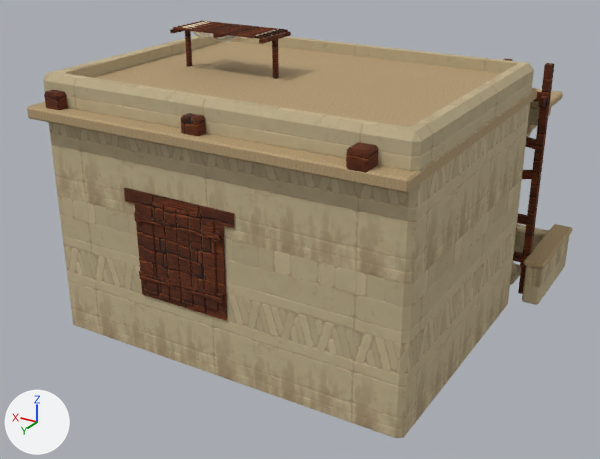
A saved change to the glTF model art/source/architecture/house-assembly.glb.
Camera for both pictures: a camera (50 mm lens) standing at (-5.69, 9.69, 6.01) and looking at (0.03, 0.16, 1.24). Lighting does not change. The marker at lower left points along +X, +Y and +Z. The older version comes first. Vertices at exactly the same position are counted once.

In view in the first picture: 'house-assembly|3dtextures-aged-wood', 'house-assembly|3dtextures-dressed-limestone', 'house-assembly|3dtextures-limestone-coping' and 1 more.
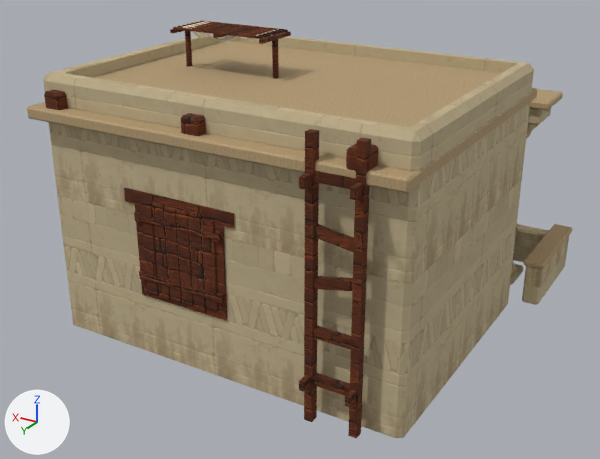
Boxes (x1, y1, x2, y2) around the edits, measured in the pictures (600 x 459 px; the box of a moved part takes in the faces that stretch with it):
'house-assembly|3dtextures-aged-wood', reshaped (7% narrower, 39% taller): before (44, 20, 554, 321); after (44, 20, 517, 438)
part 1 of me_building_003_mesh_017, moved or reshaped (mostly hidden before): before (533, 91, 541, 102); after (314, 171, 356, 189)
part 2 of me_building_003_mesh_017, moved or reshaped (mostly hidden before): before (517, 213, 527, 225); after (313, 326, 351, 350)
part 3 of me_building_003_mesh_017, moved or reshaped (mostly hidden before): before (513, 251, 523, 262); after (313, 373, 350, 396)
part 4 of me_building_003_mesh_017, moved or reshaped: before (518, 63, 554, 294); after (348, 138, 371, 438)
part 5 of me_building_003_mesh_017, moved or reshaped: before (503, 58, 512, 61); after (304, 129, 319, 422)
part 6 of me_building_003_mesh_017, moved or reshaped (not visible before): after (299, 173, 312, 189)
part 7 of me_building_003_mesh_017, moved or reshaped: before (538, 96, 547, 108); after (350, 183, 363, 200)
part 8 of me_building_003_mesh_017, moved or reshaped (not visible before): after (299, 375, 310, 392)
part 9 of me_building_003_mesh_017, moved or reshaped: before (520, 256, 527, 268); after (345, 390, 356, 407)
part 10 of me_building_003_mesh_017, moved or reshaped (mostly hidden before): before (525, 136, 536, 149); after (314, 224, 354, 253)
part 11 of me_building_003_mesh_017, moved or reshaped (mostly hidden before): before (522, 170, 532, 179); after (313, 276, 353, 291)

The change in detail:
me_building_003_mesh_017 is used by ob_house_assembly_3dtextures_aged_wood; location (0.0, 0.0, 0.0).
me_building_003_mesh_017 had 1735 vertices, 2848 faces and spanned x -2.79..2.65, y -3.01..2.58, z 0.0..4.09.
me_building_003_mesh_017 now has 1735 vertices, 2848 faces and spans x -2.25..2.65, y -3.01..2.77, z 0.0..4.09.
me_building_003_mesh_017 part 1: the loose piece of 8 vertices spanning x -2.69..-2.19, y -1.98..-1.9, z 3.04..3.16 is moved by (0.59, 4.49, 0.0).
me_building_003_mesh_017 part 2: the loose piece of 8 vertices spanning x -2.69..-2.19, y -1.98..-1.9, z 1.16..1.28 is moved by (0.59, 4.49, 0.0).
me_building_003_mesh_017 part 3: the loose piece of 8 vertices spanning x -2.69..-2.19, y -1.98..-1.9, z 0.53..0.66 is moved by (0.59, 4.49, 0.0).
me_building_003_mesh_017 part 4: the loose piece of 8 vertices spanning x -2.79..-2.69, y -2.0..-1.88, z 0.02..3.57 is moved by (0.59, 4.49, 0.0).
me_building_003_mesh_017 part 5: the loose piece of 8 vertices spanning x -2.19..-2.09, y -1.99..-1.88, z 0.02..3.57 is moved by (0.59, 4.49, 0.0).
me_building_003_mesh_017 part 6: the loose piece of 8 vertices spanning x -2.17..-2.11, y -1.88..-1.73, z 3.01..3.13 is moved by (0.59, 4.49, 0.0).
me_building_003_mesh_017 part 7: the loose piece of 8 vertices spanning x -2.77..-2.71, y -1.88..-1.73, z 3.01..3.13 is moved by (0.59, 4.49, 0.0).
me_building_003_mesh_017 part 8: the loose piece of 8 vertices spanning x -2.17..-2.11, y -1.88..-1.73, z 0.53..0.66 is moved by (0.59, 4.49, 0.0).
me_building_003_mesh_017 part 9: the loose piece of 8 vertices spanning x -2.77..-2.71, y -1.88..-1.73, z 0.53..0.66 is moved by (0.59, 4.49, 0.0).
me_building_003_mesh_017 part 10: the loose piece of 8 vertices spanning x -2.69..-2.19, y -1.98..-1.9, z 2.34..2.54 is moved by (0.59, 4.49, 0.0).
me_building_003_mesh_017 part 11: the loose piece of 8 vertices spanning x -2.69..-2.19, y -1.98..-1.9, z 1.79..2.01 is moved by (0.59, 4.49, 0.0).
